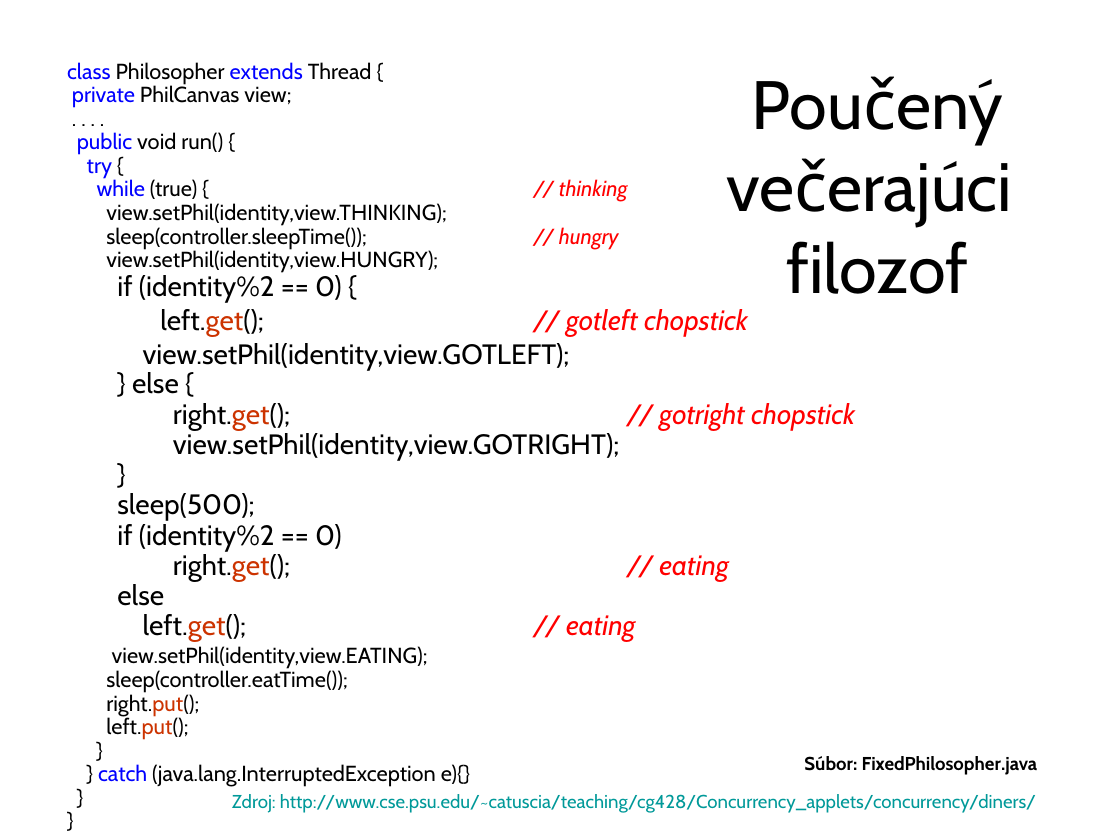
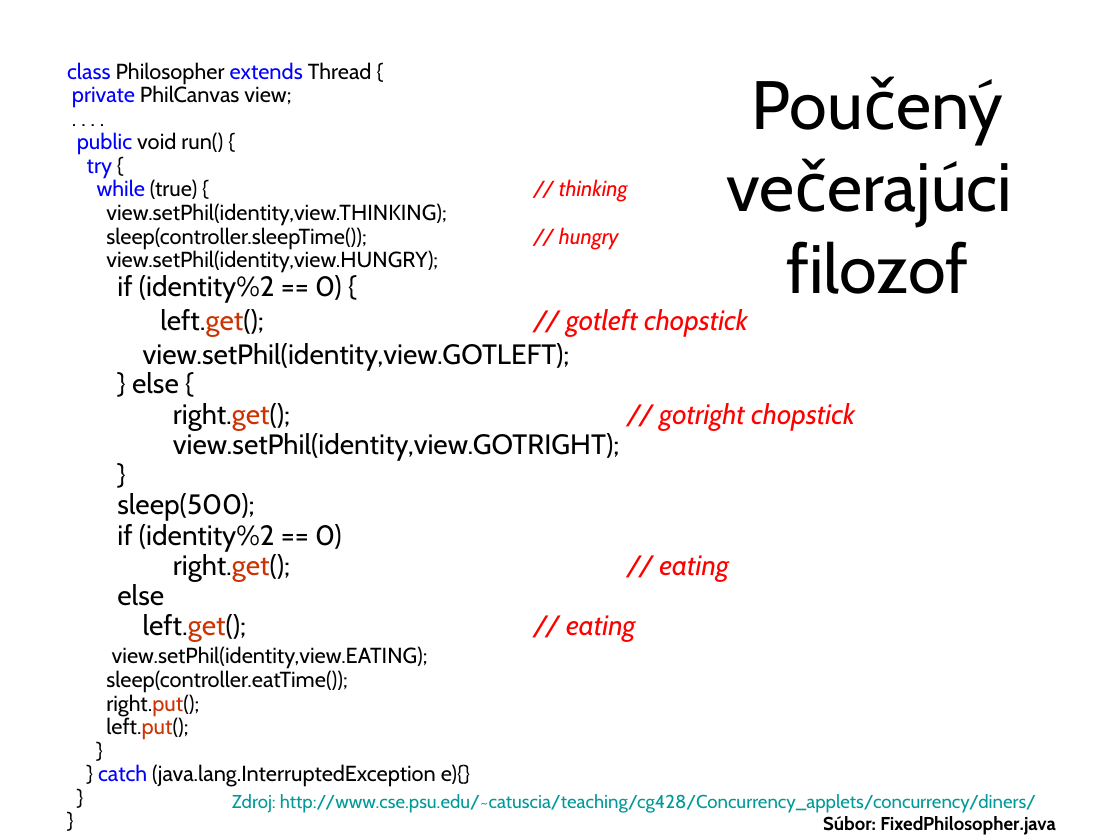
Before and after one commit to Programovanie4/Prednasky, a slide deck: slide 27 of 09/09_java.ppt. Drawn at 1120x840 pixels with LibreOffice and Linux fonts; fonts in the diff are those of the drawing. Boxes give left, top, right and bottom in pixels: in the first picture for what was removed or moved away, otherwise in the second. Text is boxed around its words. In the diff, an @@ line names an element or a change of style, - is before the commit and + after.

```diff
--- a/09/09_java.ppt
+++ b/09/09_java.ppt
@@ text "Súbor: FixedPhilosopher.java" moved from (x1=804, y1=756, x2=1038, y2=775) to (x1=823, y1=816, x2=1056, y2=835) @@
```
Also in this commit, not shown: 7 other slides changed, 3 other files.
